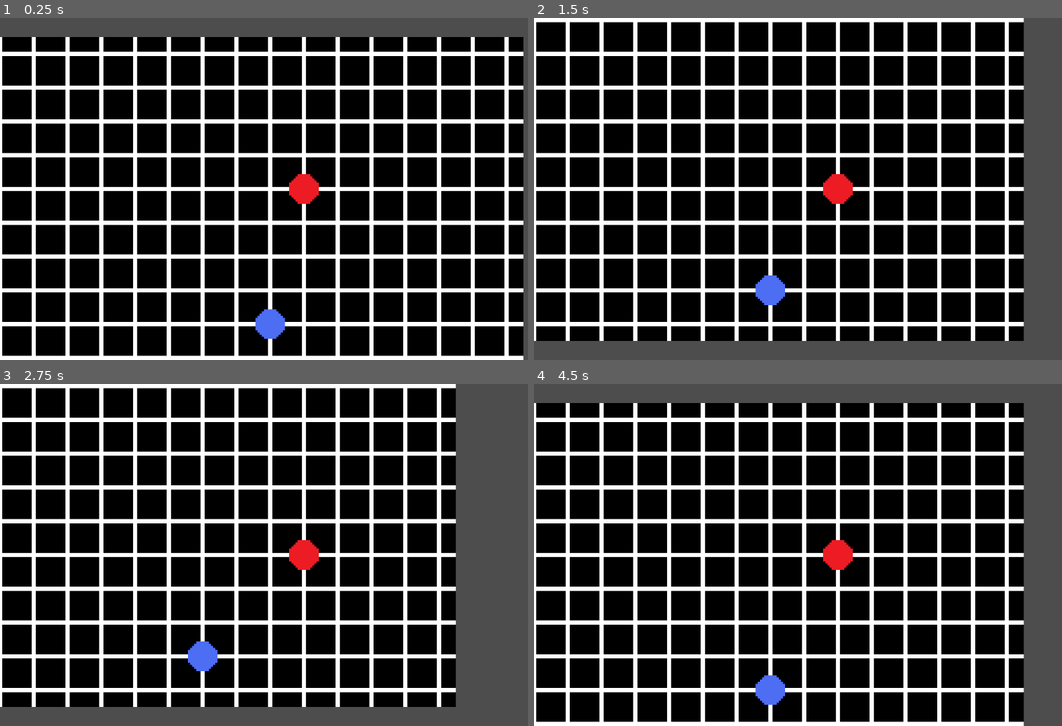
Above: before the commit, frames 1-4 (two rows, left to right).
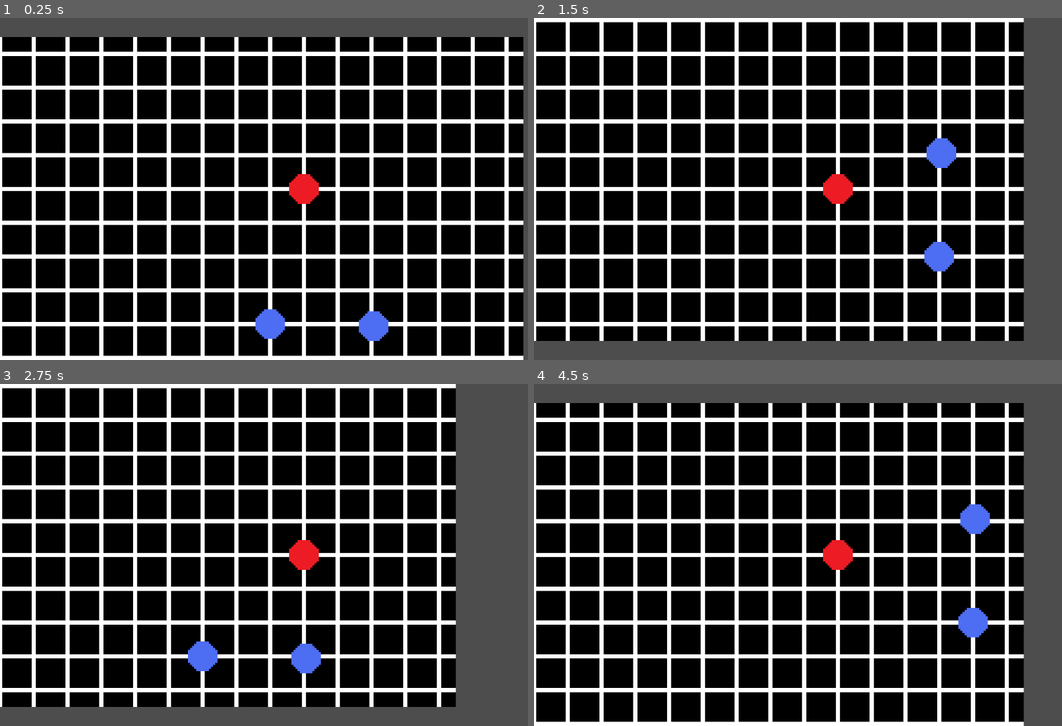
Above: after the commit, the same moments.

Repository: loheesong/origin-godot
Game: Godot game, scene res://scenes/play_area.tscn
The game is run twice, just before and just after one commit, with the same random seed, the same clock (stepped at 60 frames per second) and the same inputs.
Inputs:
- Up to frame 1 (0.25 s): no input
- Up to frame 2 (1.5 s): tap Enter at 0.5 s; hold D (move_right) 0.53-1.28 s; tap N at 0.6 s; tap M at 0.8, 1.35 s; tap Space at 1.25 s; hold S (move_down) from 1.28 s (still down)
- Up to frame 3 (2.75 s): tap N at 1.55, 2.1 s; tap Enter at 2 s; release S (move_down) at 2.03 s; hold D (move_right) from 2.03 s (still down); tap M at 2.3 s
- Up to frame 4 (4.5 s): tap Space at 2.75, 4.25 s; release D (move_right) at 2.78 s; hold W (move_up) 2.78-3.53 s; tap M at 2.85, 3.8, 4.35 s; tap N at 3.05, 3.6 s; tap Enter at 3.5 s; hold A (move_left) from 3.53 s (still down)

The runs differ from the first frame. In frame 1, 0.4% of the frame differs, in the area x 67-74%, y 85-95%; in frame 2, 1.2%; in frame 3, 0.4%; in frame 4, 1.2%, in the area x 41-87%, y 35-94%.

Commit message:
rotate left and right with n and m

Diff:
--- /dev/null
+++ b/Global.gd
@@ -0,0 +1,15 @@
+extends Node
+
+enum RotationDirection {
+	LEFT,
+	RIGHT
+}
+
+# Called when the node enters the scene tree for the first time.
+func _ready() -> void:
+	pass # Replace with function body.
+
+
+# Called every frame. 'delta' is the elapsed time since the previous frame.
+func _process(delta: float) -> void:
+	pass
--- a/project.godot
+++ b/project.godot
@@ -14,6 +14,10 @@
 run/main_scene="res://scenes/play_area.tscn"
 config/features=PackedStringArray("4.3", "Forward Plus")
 config/icon="res://icon.svg"
+
+[autoload]
+
+Global="*res://Global.gd"
 
 [input]
 
--- a/scenes/play_area.gd
+++ b/scenes/play_area.gd
@@ -19,3 +19,22 @@
 # Called every frame. 'delta' is the elapsed time since the previous frame.
 #func _process(delta: float) -> void:
 	#pass
+
+	# Function to rotate all enemies around the player's position
+func rotate_all_enemies(player_position: Vector2, direction: Global.RotationDirection):
+	var enemies = get_tree().get_nodes_in_group("enemies")  # Assuming your enemies are in a group called "enemies"
+	for enemy in enemies:
+		rotate_enemy_around_player(enemy, player_position, direction)
+
+# Rotate a single enemy
+func rotate_enemy_around_player(enemy: Node2D, player_position: Vector2, direction: Global.RotationDirection):
+	var relative_position = enemy.position - player_position
+
+	var new_position: Vector2
+
+	if direction == Global.RotationDirection.RIGHT:
+		new_position = Vector2(relative_position.y, -relative_position.x)
+	elif direction == Global.RotationDirection.LEFT:
+		new_position = Vector2(-relative_position.y, relative_position.x)
+
+	enemy.position = new_position + player_position
--- a/scenes/play_area.tscn
+++ b/scenes/play_area.tscn
@@ -41,5 +41,8 @@
 position = Vector2(1150, 1)
 rotation = 1.56306
 
-[node name="Enemy" parent="." instance=ExtResource("2_m2deh")]
+[node name="Enemy" parent="." groups=["enemies"] instance=ExtResource("2_m2deh")]
 position = Vector2(-24, 72)
+
+[node name="Enemy2" parent="." groups=["enemies"] instance=ExtResource("2_m2deh")]
+position = Vector2(25, 73)
--- a/scenes/player.gd
+++ b/scenes/player.gd
@@ -1,6 +1,12 @@
 extends Area2D
 
 @export var grid_size = 16
+
+# Define the RotationDirection enum
+enum RotationDirection {
+	LEFT,
+	RIGHT
+}
 
 # Called when the node enters the scene tree for the first time.
 func _ready() -> void:
@@ -14,8 +20,16 @@
 }
 func _unhandled_key_input(event: InputEvent) -> void:
 	for action in actions:
+		# handle player movement
 		if event.is_action_pressed(action):
 			move(action)
+
+	# Handle rotation with spacebar
+	if event.pressed and event.keycode == KEY_N:
+		rotate_enemies(Global.RotationDirection.LEFT)  # Rotate 90 degrees to the right
+
+	if event.pressed and event.keycode == KEY_M:
+		rotate_enemies(Global.RotationDirection.RIGHT)  # Rotate 90 degrees to the right
 
 func move(action):
 	position += actions[action] * grid_size
@@ -28,3 +42,8 @@
 # Called every frame. 'delta' is the elapsed time since the previous frame.
 func _process(delta: float) -> void:
 	pass
+
+# Function to rotate enemies
+func rotate_enemies(direction: Global.RotationDirection):
+	var play_area = get_parent()  # Assuming play_area.gd is the parent node
+	play_area.rotate_all_enemies(position, direction)  # Call the function in play_area.gd
